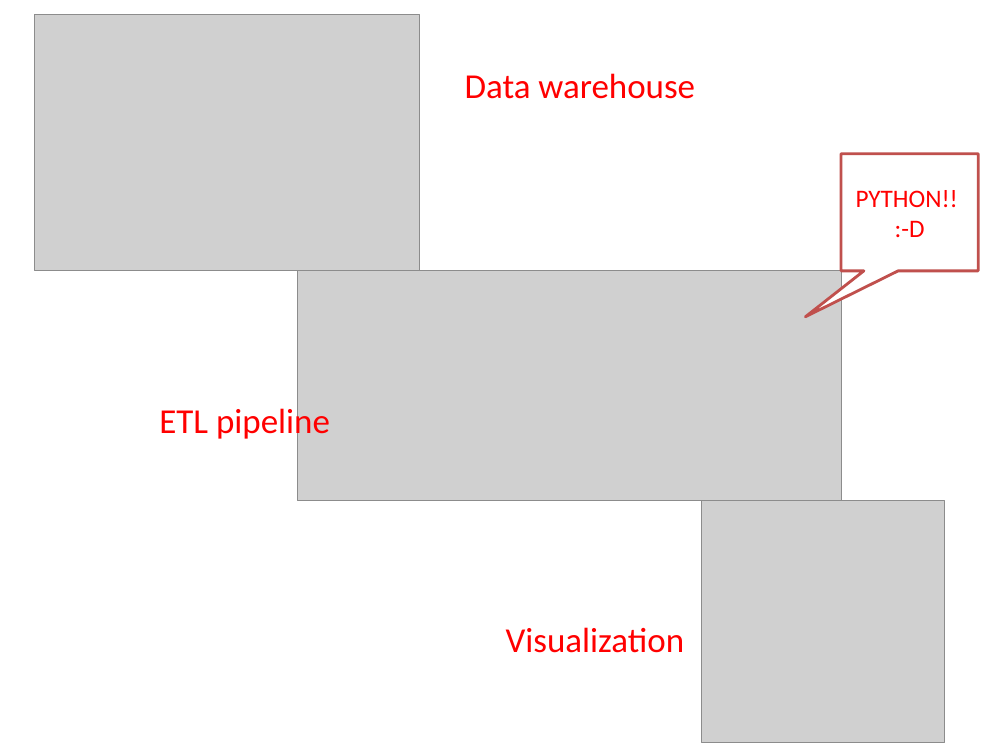
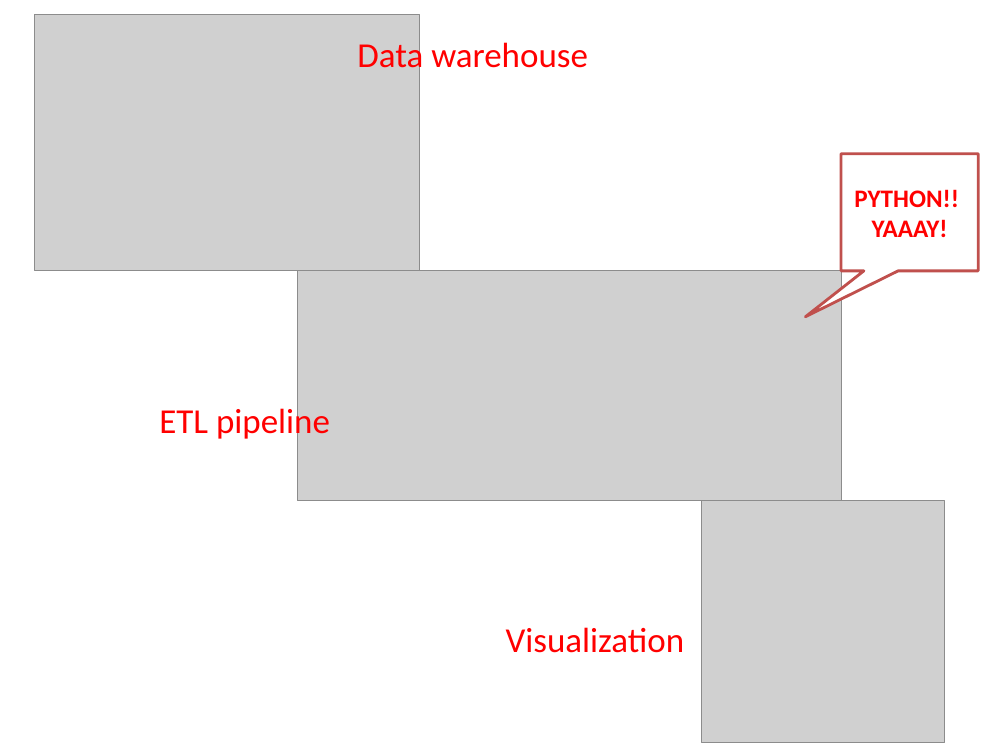
Before and after one commit to devEffort/HBTechTalk, a slide deck: slide 7 of HBTechTalk.pptx. Drawn at 1008x756 pixels with LibreOffice and Linux fonts; fonts in the diff are those of the drawing; grey boxes stand for pictures; background and template pictures are left out. Boxes give left, top, right and bottom in pixels: in the first picture for what was removed or moved away, otherwise in the second. Text is boxed around its words. In the diff, an @@ line names an element or a change of style, - is before the commit and + after.

```diff
--- a/HBTechTalk.pptx
+++ b/HBTechTalk.pptx
@@ text "Data warehouse" rewrapped from box(465, 73, 695, 99) to box(357, 39, 588, 77) @@
@@ text in speech box at box(854, 189, 959, 237): text changed; bold on @@
-PYTHON!!
-:-D
+PYTHON!!
+YAAAY!
```
Also in this commit, not shown: 2 other slides changed, 2 slides added, 2 slides removed, 1 other file.
